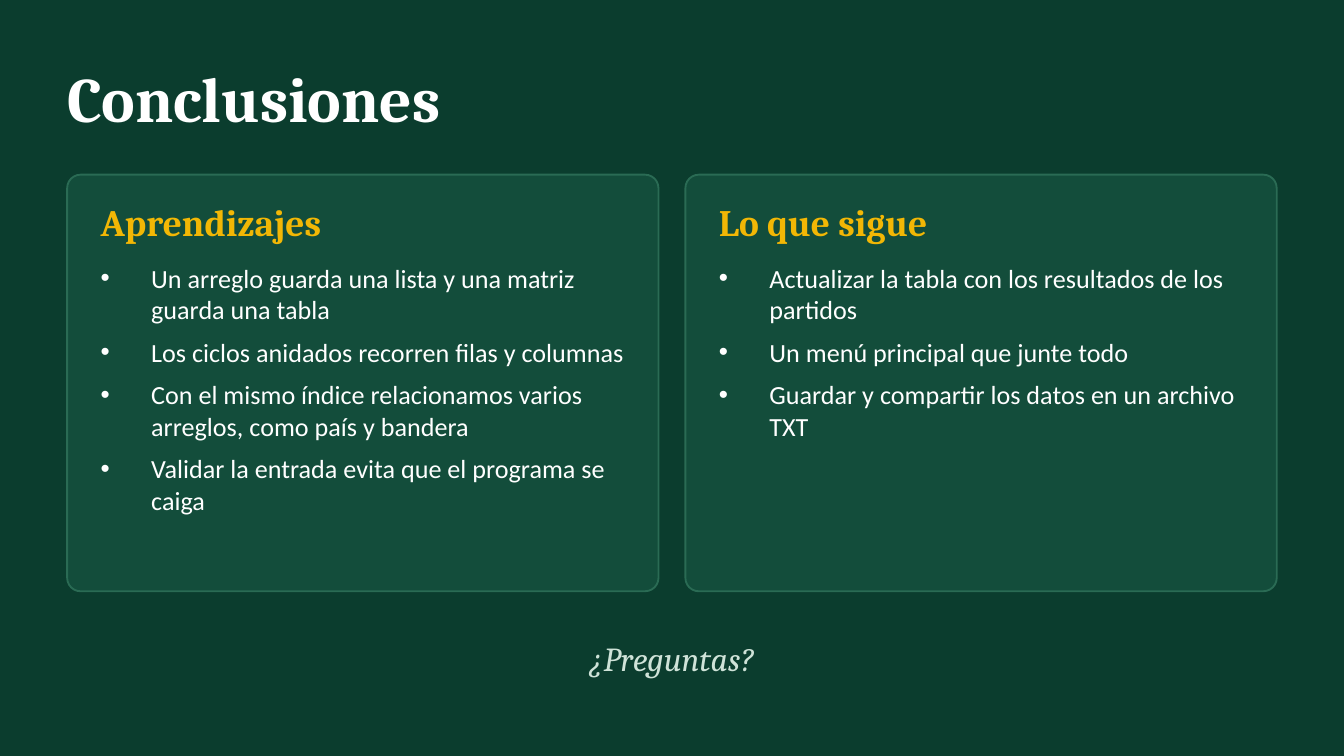
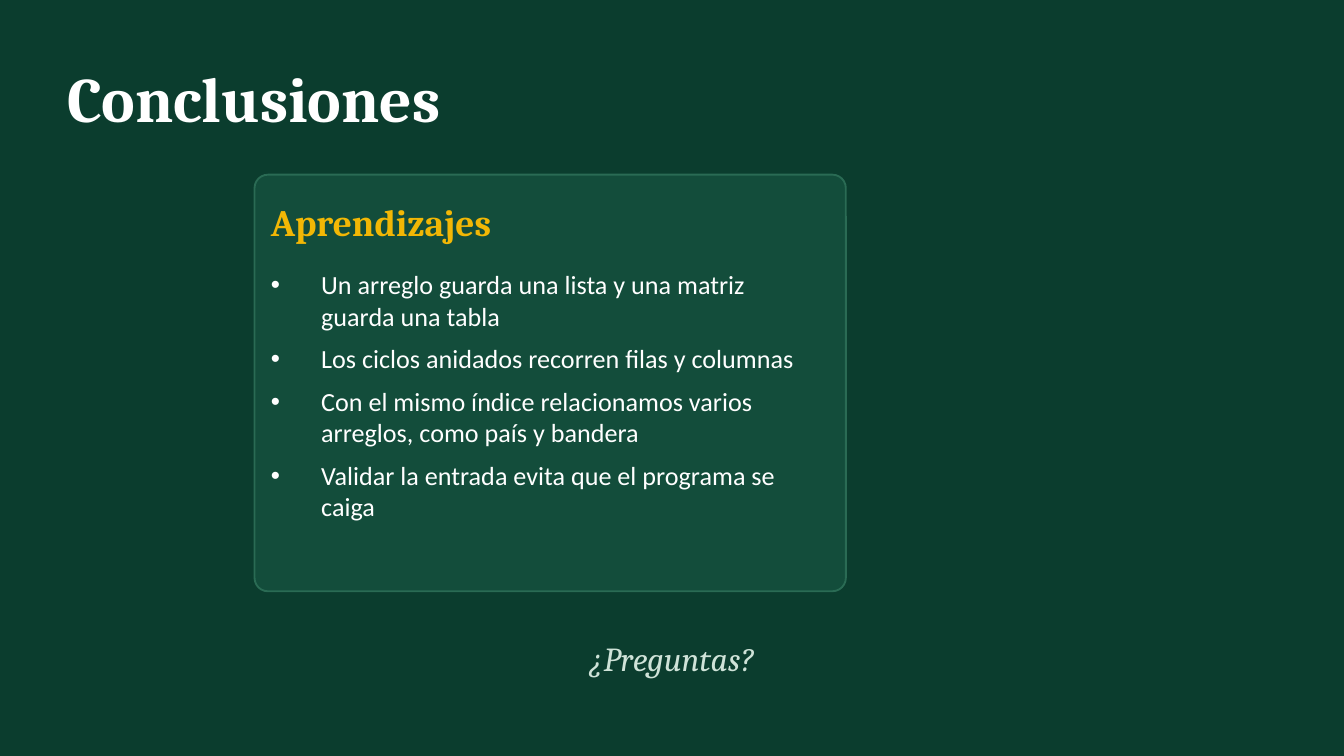
Before and after one commit to estebangp2018-rgb/Mundial-de-futbol-en-consola, a slide deck: slide 7 of Presentacion_Mundial.pptx. Drawn at 1344x756 pixels with LibreOffice and Linux fonts; fonts in the diff are those of the drawing. Boxes give left, top, right and bottom in pixels: in the first picture for what was removed or moved away, otherwise in the second. Text is boxed around its words. In the diff, an @@ line names an element or a change of style, - is before the commit and + after.

Commit message:
monte la presentacion que no era

```diff
--- a/Presentacion_Mundial.pptx
+++ b/Presentacion_Mundial.pptx
@@ rounded rectangle: place and size @@
-rounded rectangle at (67,175,659,591)
+rounded rectangle at (254,175,845,591)
@@ rounded rectangle removed at (685,175,1277,591) @@
@@ text "Aprendizajes": place and size @@
-text "Aprendizajes" at (101,210,321,244)
+text "Aprendizajes" at (271,210,491,244)
@@ text removed at (719,210,927,244) @@
-Lo que sigue
@@ text "Un arreglo guarda una lista ...": place and size @@
-text "Un arreglo guarda una lista ..." at (151,270,624,515)
+text "Un arreglo guarda una lista ..." at (321,276,794,521)
@@ text removed at (769,270,1234,436) @@
-• Actualizar la tabla con los resultados de los partidos
-• Un menú principal que junte todo
-• Guardar y compartir los datos en un archivo TXT
```
